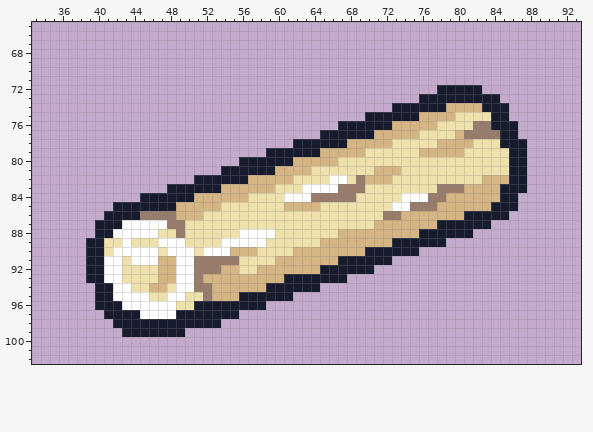
Two states of a sprite sheet, assets/Tiny Swords (Update 010)/Resources/Resources/BIdle(NoShadow).png. Above, as it was before the edit.
The file is 128x128 pixels. Shown: x 33..93, y 65..102.
The same view after the edit:
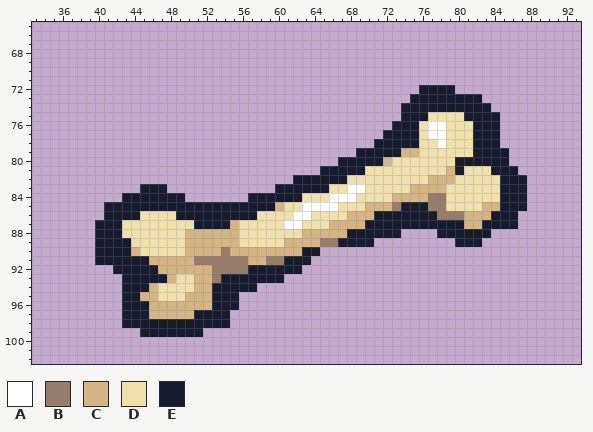
Palette (. is transparent): A #ffffff  B #977b6b  C #d5b583  D #efe1ab  E #161c2e
Changes in this commit:
@@ x 33..93 @@
  71 .............................................................
- 72 .............................................EEEEE...........
- 73 ...........................................EEEEEEEEE.........
- 74 ........................................EEEEEECCCCEEE........
- 75 .....................................EEEEEECCCCDDDDEE........
- 76 ..................................EEEEEECCCCCDDDDBBEEE.......
- 77 ................................EEEEEECCCCCDDDDCBBBBEE.......
- 78 .............................EEEEEECCCCCDDDDDCCCCDDDEEE......
- 79 ..........................EEEEEECCCCCDDDDDDCCCCCDDDDDEE......
- 80 .......................EEEEEECCCCCDDDDDDDDDDDDDDDDDDDEE......
- 81 .....................EEEEEECCCCDDDDDDDCCCDDDDDDDDDDDDEE......
- 82 ..................EEEEEECCCCCDDDDAADBCCCDDDDDDDDDDCCCEE......
- 83 ...............EEEEEECCCCCCDDDAAAABBBDDDDDDDDBBBCCCCEEE......
- 84 ............EEEEEECCCCCCDDDDAAABBBBBDDDDDAAABBCCCCCCEE.......
- 85 .........EEEEEEECCCCCDDDDDDDCCCCDDDDDDDDAABBBCCCCCCEEE.......
- 86 ........EEEEBBBBCCCDDDDDDDDDDDDDDDDDDDDBBCCCCCCCEEEEE........
- 87 .......EEEAAAAABBDDDDDDDDDDDDDDDDDDDDDCCCCCCCEEEEEE..........
- 88 .......EEAAAAADDBDDDDDDAAAADDDDDDDCCCCCCCCCEEEEEE............
- 89 ......EEDDADDDAAADDDDAAAAADDDDDDCCCCCCCCEEEEEE...............
- 90 ......EEDAAAAADAAADAAACCCDDDDCCCCCCCCEEEEEE..................
- 91 ......EEAADAAACCAABBBBBDDDDCCCCCCCEEEEEE.....................
- 92 ......EEAADDDDCCAABBBCCDDCCCCCCCEEEEEE.......................
- 93 ......EEAADDDDCCAABCCCCCCCCCEEEEEEE..........................
- 94 .......EEAADDCCDAABBCCCCCCEEEEEE.............................
- 95 .......EEAAAADDAADDBCCCEEEEEE................................
- 96 .......EEEAAAAAADDEEEEEEEE...................................
- 97 ........EEEEAAAAEEEEEEE......................................
- 98 .........EEEEEEEEEEEE........................................
- 99 ..........EEEEEEE............................................
+ 72 ...........................................EEEE..............
+ 73 ..........................................EEEEEEEE...........
+ 74 .........................................EEEEEEEEEE..........
+ 75 .........................................EEEDDDDEEEE.........
+ 76 ........................................EEEDAADDDEEE.........
+ 77 .......................................EEEEDAADDDEEE.........
+ 78 ......................................EEEEEDDADDDEEE.........
+ 79 ....................................EEEEECCDDDDDDEEEE........
+ 80 ..................................EEEEECDDDDDDDEEEEEE........
+ 81 ................................EEEEEDDDDDDDDDCEDDDEEE.......
+ 82 .............................EEEEEEDDDDDDDDDCCCDDDDDEEE......
+ 83 ............EEE............EEEEEEDDAADDDDDCCCCDDDDDDEEE......
+ 84 ..........EEEEEEE.......EEEEEEDDDAAADDDDCCCCBBDDDDDDEEE......
+ 85 ........EEEEEEEEEEEEEEEEEEECDDAAAADDDCCCBEEEBBDDDDCCEEE......
+ 86 ........EEEEDDDDEEEEEEEEEDDDDAADDDDCCCEEEEEEEBBBCCCEEE.......
+ 87 .......EEEDDDDDDDDEEEECDDDDDAADDDCCCCEEEEEEEEEEECCEEEE.......
+ 88 .......EEEDDDDDDDCCCCCCDDDDDDDCCCCCEEEEEE....EEEEEE..........
+ 89 .......EEEEDDDDDDCCCCCCDDDDDCCCCBBEEEE.........EEE...........
+ 90 .......EEEECDDDDDCCCCBCCCCCCCCEE.............................
+ 91 .......EEEEEECCCCCBBBBBBCCBBEEE..............................
+ 92 .........EEEEECCCCCCBBBBEEEEEE...............................
+ 93 ..........EEEEECDDCCBEEEEEEE.................................
+ 94 ..........EEECDDDDCCEEEEE....................................
+ 95 ..........EECCDDDCCCEEE......................................
+ 96 ..........EEECCCCCCCEEE......................................
+ 97 ..........EEECCCCCEEEE.......................................
+ 98 ..........EEEEEEEEEEEE.......................................
+ 99 ............EEEEEEE..........................................
 100 .............................................................
